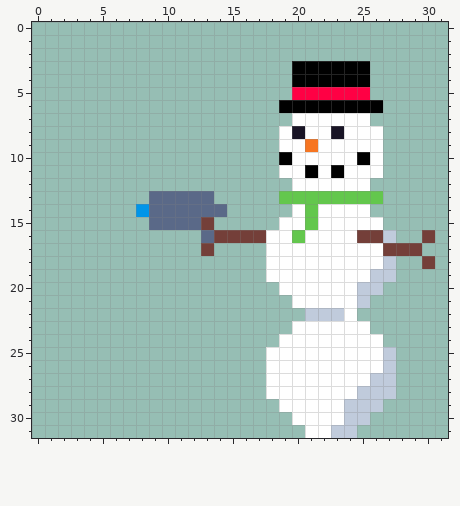
Two versions of one pixel-art sprite, Assets/Img/Player_Snowman_Backward.png. That is the earlier state.
The file is 32x32 pixels.
Now the later version:
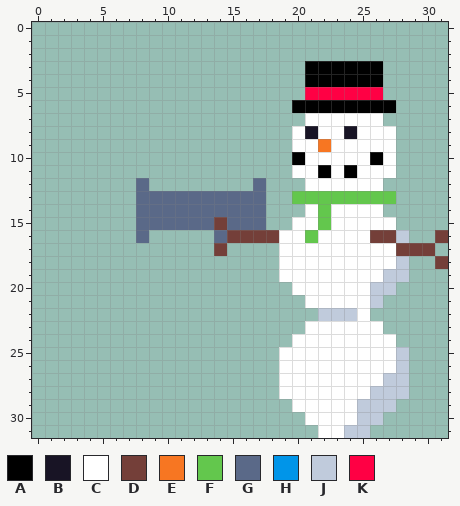
Palette (. is transparent): A #000000  B #181425  C #ffffff  D #743f39  E #f77622  F #63c74d  G #5a6988  H #0095e9  J #c0cbdc  K #ff0044
Edits made:
Colour A now appears in rows 3 to 4 at x 26; in row 6 at x 27.
The author changed colour C to colour A in row 10 at x 20 and 26; in row 11 at x 22 and 24.
The author changed colour C to colour B in row 8 at x 21 and 24.
Colour C now appears in row 7 at x 26; in rows 8 to 11 at x 27; in row 12 at x 26; in row 14 at x 26; in row 15 at x 27; in row 22 at x 25.
Colour C now appears in row 23 at x 26; in row 24 at x 27.
The author changed colour A to colour C in row 10 at x 25; in row 11 at x 21 and 23.
The author changed colour B to colour C in row 8 at x 20 and 23.
The author changed colour D to colour C in row 16 at x 25; in row 17 at x 27.
The author changed colour E to colour C in row 9 at x 21.
The author changed colour F to colour C in rows 14 to 15 at x 21; in row 16 at x 20.
The author changed colour J to colour C in row 18 at x 27; in row 19 at x 26; in rows 20 to 21 at x 25; in rows 25 to 26 at x 27; in row 27 at x 26; in row 28 at x 25.
The author changed colour J to colour C in rows 29 to 30 at x 24; in row 31 at x 23.
Colour D now appears in row 15 at x 14; in row 16 at x 31; in row 17 at x 14 and 30; in row 18 at x 31.
The author changed colour C to colour D in row 16 at x 18.
The author changed colour J to colour D in row 16 at x 27.
The author changed colour C to colour E in row 9 at x 22.
Colour F now appears in row 13 at x 27.
The author changed colour C to colour F in rows 14 to 15 at x 22; in row 16 at x 21.
Colour G now appears in row 12 at x 8 and 17; in row 13 at x 8 and 14 to 17; in row 14 at x 15 to 17; in row 15 at x 8 and 15 to 17; in row 16 at x 8.
The author changed colour D to colour G in row 15 at x 13; in row 16 at x 14.
The author changed colour H to colour G in row 14 at x 8.
Colour J now appears in row 16 at x 28; in rows 18 to 19 at x 28; in row 20 at x 27; in row 21 at x 26; in rows 25 to 28 at x 28; in row 29 at x 27.
Colour J now appears in row 30 at x 26; in row 31 at x 25.
The author changed colour C to colour J in row 22 at x 24.
Colour K now appears in row 5 at x 26.
The author cleared colour A in rows 3 to 4 at x 20; in row 6 at x 19; in row 10 at x 19.
The author cleared colour C in row 7 at x 20; in rows 8 to 9 at x 19; in row 11 at x 19; in row 12 at x 20; in row 14 at x 20; in row 15 at x 19.
The author cleared colour C in rows 17 to 19 at x 18; in row 20 at x 19; in row 21 at x 20; in row 23 at x 20; in row 24 at x 19; in rows 25 to 28 at x 18.
The author cleared colour C in row 29 at x 19; in row 30 at x 20; in row 31 at x 21.
The author cleared colour D in row 16 at x 30; in row 17 at x 13; in row 18 at x 30.
The author cleared colour F in row 13 at x 19.
The author cleared colour G in row 16 at x 13.
The author cleared colour J in row 22 at x 21.
The author cleared colour K in row 5 at x 20.
Where, in picture pixels (left, top, right, bottom), the same in both pictures:
changed: (201, 61, 448, 438)
changed: (136, 178, 149, 243)
